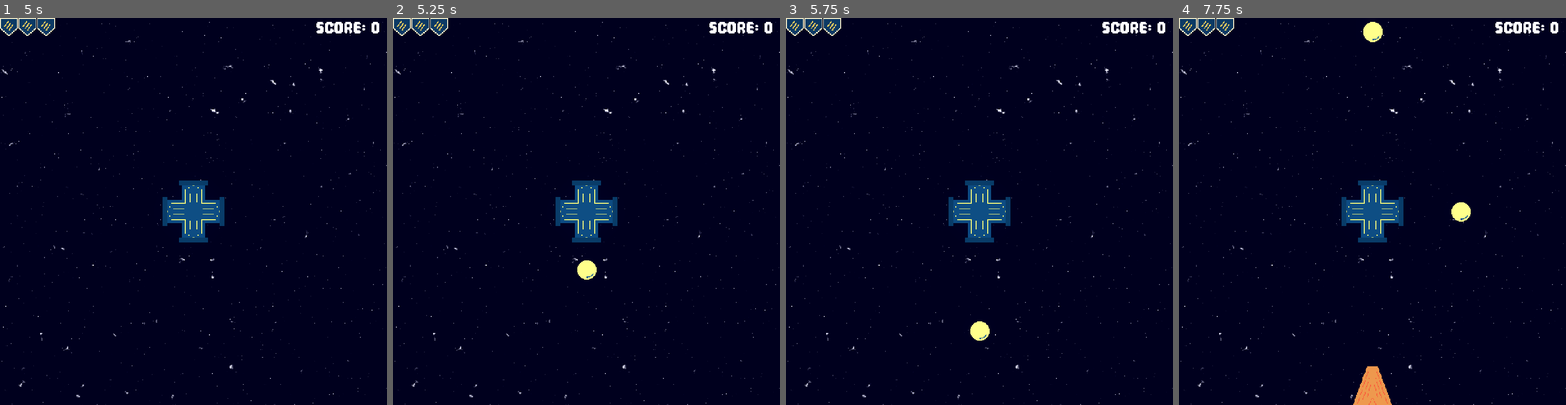
Above: before the commit, frames 1-4 (left to right).
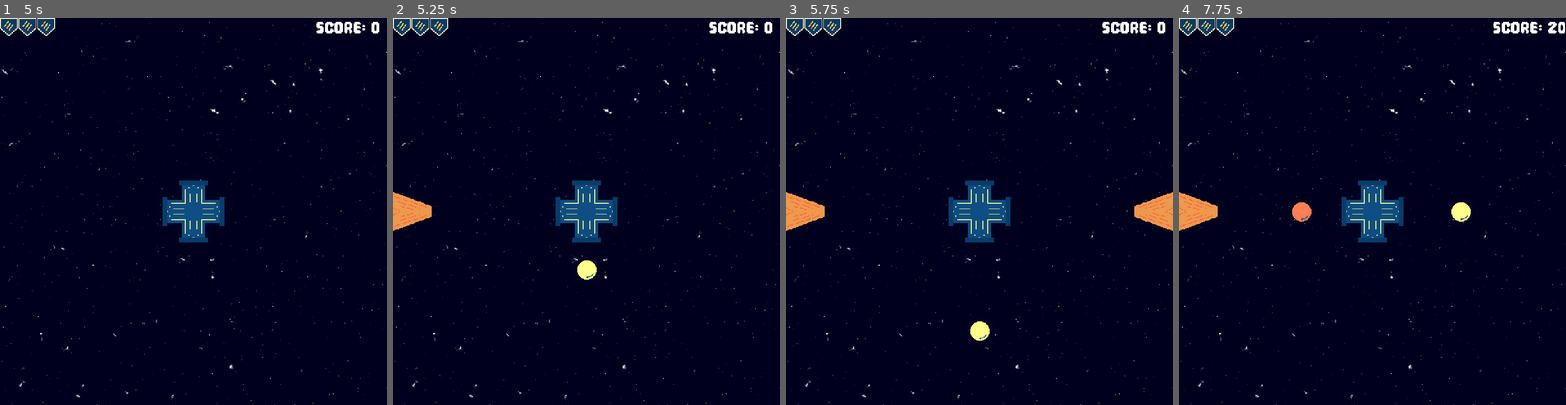
Above: after the commit, the same moments.

Repository: skain/incremental-outpost
Game: Godot game, scene res://scenes/main.tscn
Same seed, same stepped clock (60 frames per second), same inputs: the game is played once before the commit and once after it.
Inputs:
- Up to frame 1 (5 s): tap Enter (start_game) at 0.5, 1.35, 2.85, 4.35 s; hold Right (fire_right) 0.53-1.28 s; hold Enter (start_game) 0.53-1.28 s; hold Down (fire_down) 1.28-2.03 s; hold Right (fire_right) 2.03-2.78 s; hold Enter (start_game) 2.03-2.78 s; hold Up (fire_up) 2.78-3.53 s; hold Enter (start_game) 3.53-4.28 s; hold Left (fire_left) from 3.53 s (still down)
- Up to frame 2 (5.25 s): release Left (fire_left) at 5.03 s; hold Down (fire_down) from 5.03 s (still down); hold Enter (start_game) from 5.03 s (still down)
- Up to frame 3 (5.75 s): keep holding Down (fire_down); keep holding Enter (start_game)
- Up to frame 4 (7.75 s): release Down (fire_down) at 5.78 s; release Enter (start_game) at 5.78 s; hold Right (fire_right) 5.78-6.53 s; tap Enter (start_game) at 5.85, 7.35 s; hold Up (fire_up) 6.53-7.28 s; hold Enter (start_game) 6.53-7.28 s; hold Right (fire_right) from 7.28 s (still down)

Frame 1 is identical in both runs. In frame 2, 0.6% of the frame differs, in the area x 0-10%, y 45-55%; in frame 3, 1.3%; in frame 4, 2.0%, in the area x 0-100%, y 1-100%.

Commit message:
sounds done

Diff:
--- a/scenes/enemy.tscn
+++ b/scenes/enemy.tscn
@@ -3,6 +3,8 @@
 [ext_resource type="Script" uid="uid://dud3351rov223" path="res://scripts/enemy.gd" id="1_md0e3"]
 [ext_resource type="Texture2D" uid="uid://c78ssusbt68u4" path="res://assets/enemy.png" id="2_md0e3"]
 [ext_resource type="AudioStream" uid="uid://30n5ehy3il2a" path="res://assets/sounds/8-bit Sound Library/Shoot_01.wav" id="3_4ra3w"]
+[ext_resource type="AudioStream" uid="uid://ck3bxuak0ycbf" path="res://assets/sounds/8-bit Sound Library/Explosion_00.wav" id="4_5uy6h"]
+[ext_resource type="AudioStream" uid="uid://ctfkha5v65008" path="res://assets/sounds/8-bit Sound Library/Hit_01.wav" id="5_c4w8v"]
 
 [sub_resource type="RectangleShape2D" id="RectangleShape2D_md0e3"]
 size = Vector2(38, 64)
@@ -20,12 +22,19 @@
 shape = SubResource("RectangleShape2D_md0e3")
 
 [node name="ReviveTimer" type="Timer" parent="." unique_id=200176704]
+one_shot = true
 
 [node name="ShootTimer" type="Timer" parent="." unique_id=1470468937]
 one_shot = true
 
-[node name="AudioStreamPlayer2D" type="AudioStreamPlayer2D" parent="." unique_id=151001254]
+[node name="ShootPlayer" type="AudioStreamPlayer2D" parent="." unique_id=151001254]
 stream = ExtResource("3_4ra3w")
+
+[node name="HitPlayer" type="AudioStreamPlayer2D" parent="." unique_id=976021530]
+stream = ExtResource("4_5uy6h")
+
+[node name="RevivePlayer" type="AudioStreamPlayer2D" parent="." unique_id=386878944]
+stream = ExtResource("5_c4w8v")
 
 [connection signal="area_entered" from="." to="." method="_on_area_entered"]
 [connection signal="timeout" from="ReviveTimer" to="." method="_on_revive_timer_timeout"]
--- a/scenes/main.tscn
+++ b/scenes/main.tscn
@@ -2,6 +2,8 @@
 
 [ext_resource type="Script" uid="uid://dqacofiwf6daw" path="res://scripts/main.gd" id="1_sugp2"]
 [ext_resource type="PackedScene" uid="uid://dxvtbudu80b4f" path="res://scenes/player.tscn" id="2_jyhfs"]
+[ext_resource type="AudioStream" uid="uid://c6nqyyr7inav1" path="res://assets/sounds/8-bit Sound Library/Pickup_03.wav" id="2_tefeu"]
+[ext_resource type="AudioStream" uid="uid://bnxk1kk7ms3qd" path="res://assets/sounds/8-bit Sound Library/Hero_Death_00.wav" id="3_o6xl0"]
 [ext_resource type="PackedScene" uid="uid://cmc3ik5tigjec" path="res://scenes/enemy.tscn" id="3_tbgi4"]
 [ext_resource type="PackedScene" uid="uid://bveowmm44i684" path="res://scenes/ui.tscn" id="4_jyhfs"]
 
@@ -43,6 +45,8 @@
 
 [node name="Main" type="Node2D" unique_id=42505495]
 script = ExtResource("1_sugp2")
+game_start_sound = ExtResource("2_tefeu")
+game_over_sound = ExtResource("3_o6xl0")
 
 [node name="WorldEnvironment" type="WorldEnvironment" parent="." unique_id=1950625691]
 environment = SubResource("Environment_tefeu")
--- a/scenes/player.tscn
+++ b/scenes/player.tscn
@@ -5,20 +5,6 @@
 [ext_resource type="PackedScene" uid="uid://dulyh4ydd2vqf" path="res://scenes/shield.tscn" id="3_qhqgy"]
 [ext_resource type="PackedScene" uid="uid://xute0hqlqdqy" path="res://scenes/cannon.tscn" id="4_dqkch"]
 [ext_resource type="AudioStream" uid="uid://cwtsm6n4d0r5d" path="res://assets/sounds/8-bit Sound Library/Explosion_03.wav" id="5_qlg0r"]
-
-[sub_resource type="GDScript" id="GDScript_qhqgy"]
-script/source = "extends Sprite2D
-
-
-# Called when the node enters the scene tree for the first time.
-func _ready() -> void:
-	pass # Replace with function body.
-
-
-# Called every frame. 'delta' is the elapsed time since the previous frame.
-func _process(delta: float) -> void:
-	pass
-"
 
 [sub_resource type="RectangleShape2D" id="RectangleShape2D_qhqgy"]
 size = Vector2(50, 50.666668)
@@ -31,7 +17,6 @@
 [node name="Sprite2D" type="Sprite2D" parent="." unique_id=1655677136]
 modulate = Color(1.2574322, 1.2574322, 1.2574322, 1)
 texture = ExtResource("1_3vyb7")
-script = SubResource("GDScript_qhqgy")
 
 [node name="CollisionShape2D" type="CollisionShape2D" parent="." unique_id=1552792780]
 position = Vector2(-4.7683716e-07, 9.536743e-07)
--- a/scripts/cannon.gd
+++ b/scripts/cannon.gd
@@ -12,15 +12,6 @@
 @export var fire_direction: Vector2 = Vector2.UP
 
 var can_fire := true
-
-# Called when the node enters the scene tree for the first time.
-func _ready() -> void:
-	pass # Replace with function body.
-
-
-# Called every frame. 'delta' is the elapsed time since the previous frame.
-func _process(delta: float) -> void:
-	pass
 
 func _handle_hit() -> void:
 	if not can_fire:
--- a/scripts/enemy.gd
+++ b/scripts/enemy.gd
@@ -12,7 +12,9 @@
 @onready var collision_shape_2d: CollisionShape2D = $CollisionShape2D
 @onready var revive_timer: Timer = $ReviveTimer
 @onready var shoot_timer: Timer = $ShootTimer
-@onready var audio_stream_player_2d: AudioStreamPlayer2D = $AudioStreamPlayer2D
+@onready var shoot_player: AudioStreamPlayer2D = $ShootPlayer
+@onready var hit_player: AudioStreamPlayer2D = $HitPlayer
+@onready var revive_player: AudioStreamPlayer2D = $RevivePlayer
 
 var enemy_level := 1
 var disable_decay_factor := .9
@@ -37,15 +39,16 @@
 	visible = true
 	can_shoot = true
 	collision_shape_2d.set_deferred("disabled", false)
+	revive_player.play()
 	_start_shoot_timer()
 
 func disable(is_temporary: bool = true) -> void:
 	#print('disabled')
 	can_shoot = false
 	collision_shape_2d.set_deferred("disabled", true)
+
 	if is_temporary:
 		visible = false
-
 		var hit_timeout_secs :float = GameMath.get_scaled_value(base_revive_delay + randf_range(0, 5), enemy_level, -1.1)
 		revive_timer.start(hit_timeout_secs)
 
@@ -55,6 +58,7 @@
 func _on_area_entered(area: Area2D) -> void:
 	#print('hit')
 	disable()
+	hit_player.play()
 	enemy_hit.emit(self)
 	var projectile := area as PlayerProjectile
 	if projectile:
@@ -68,7 +72,7 @@
 	#print(start_position)
 	projectile.global_position =  start_position
 	projectile.setup(direction)
-	audio_stream_player_2d.play()
+	shoot_player.play()
 	#print("enemy fired")
 
 func _on_shoot_timer_timeout() -> void:
--- a/scripts/enemy_projectile.gd
+++ b/scripts/enemy_projectile.gd
@@ -4,7 +4,6 @@
 @export var speed: float = 400
 @export var projectile_collision_sound: AudioStream
 
-@onready var hit_player: AudioStreamPlayer2D = $HitPlayer
 
 var direction: Vector2
 var velocity: Vector2 = Vector2.ZERO
--- a/scripts/main.gd
+++ b/scripts/main.gd
@@ -1,26 +1,23 @@
 extends Node2D
+
+@export var game_start_sound: AudioStream
+@export var game_over_sound: AudioStream
 
 @onready var player: Player = $Player
 @onready var enemy_left: Enemy = $Enemies/EnemyLeft
 @onready var enemy_top: Enemy = $Enemies/EnemyTop
 @onready var enemy_right: Enemy = $Enemies/EnemyRight
 @onready var enemy_bottom: Enemy = $Enemies/EnemyBottom
-@onready var game_over_panel: Panel = $CanvasLayer/GameOverPanel
 @onready var ui: CanvasLayer = $UI
-@onready var projectile_collision_player: AudioStreamPlayer2D = $ProjectileCollisionPlayer
+@onready var game_start_player: AudioStreamPlayer2D = $GameStartPlayer
 
 const BASE_SCORE := 10
 var current_score := 0
-var game_over := false
+var game_over := true
 
 # Called when the node enters the scene tree for the first time.
 func _ready() -> void:
-	_update_ui()
-
-
-# Called every frame. 'delta' is the elapsed time since the previous frame.
-func _process(delta: float) -> void:
-	pass
+	_start_game()
 
 func _start_game() -> void:
 	if not game_over:
@@ -35,6 +32,9 @@
 	enemy_top.reset()
 	ui.hide_game_over()
 	_update_ui()
+	for i in range(6):
+		Sfx.play_sfx(game_start_sound, global_position)
+		await get_tree().create_timer(i / 6 * 0.001).timeout
 
 func _update_ui() -> void:
 	ui.update_ui(current_score, player.health)
@@ -42,13 +42,14 @@
 
 func _end_game() -> void:
 	_update_ui()
-	ui.show_game_over()
-	player.die()
 	enemy_bottom.disable(false)
 	enemy_left.disable(false)
 	enemy_right.disable(false)
 	enemy_top.disable(false)
+	ui.show_game_over()
+	player.die()
 	game_over = true
+	Sfx.play_sfx(game_over_sound, global_position)
 
 
 func _on_enemy_hit(enemy: Enemy) -> void:
--- a/scripts/player.gd
+++ b/scripts/player.gd
@@ -26,7 +26,7 @@
 	shield_determiner.shield_changed.connect(_update_shields)
 	reset()
 
-func _process(delta: float) -> void:
+func _process(_delta: float) -> void:
 	if health > 0:
 		_handle_firing()
 	elif Input.is_action_pressed("start_game"):
@@ -63,13 +63,13 @@
 		right_cannon.fire_projectile(parent)
 
 func die() -> void:
-	_set_can_fire(false)
+	_reset_cannons()
 
 func reset() -> void:
 	health = max_health
-	_set_can_fire(true)
+	_reset_cannons()
 
-func _set_can_fire(can_fire: bool) -> void:
+func _reset_cannons() -> void:
 	top_cannon.reset()
 	bottom_cannon.reset()
 	left_cannon.reset()
--- a/scripts/player_projectile.gd
+++ b/scripts/player_projectile.gd
@@ -5,10 +5,6 @@
 
 var direction: Vector2
 var velocity: Vector2 = Vector2.ZERO
-
-# Called when the node enters the scene tree for the first time.
-func _ready() -> void:
-	pass
 
 # Called every frame. 'delta' is the elapsed time since the previous frame.
 func _physics_process(delta: float) -> void:
--- a/scripts/shield.gd
+++ b/scripts/shield.gd
@@ -7,11 +7,6 @@
 # Called when the node enters the scene tree for the first time.
 func _ready() -> void:
 	shield_off()
-
-
-# Called every frame. 'delta' is the elapsed time since the previous frame.
-func _process(delta: float) -> void:
-	pass
 
 func shield_on() -> void:
 	collision_shape_2d.set_deferred("disabled", false)
--- a/scripts/ui.gd
+++ b/scripts/ui.gd
@@ -10,11 +10,6 @@
 func _ready() -> void:
 	game_over_panel.visible = false
 
-
-# Called every frame. 'delta' is the elapsed time since the previous frame.
-func _process(delta: float) -> void:
-	pass
-
 func update_ui(score: int, player_health: int) -> void:
 	score_value.text = str(score)
 	_set_player_health(player_health)
@@ -24,7 +19,6 @@
 
 func hide_game_over() -> void:
 	game_over_panel.visible = false
-
 
 func _set_player_health(player_health: int) -> void:
 	if player_health > 0:
Not shown, added: assets/sounds/8-bit Sound Library/Hero_Death_00.wav.import
Not shown, added: assets/sounds/8-bit Sound Library/Hit_01.wav.import
Not shown, added: assets/sounds/8-bit Sound Library/Pickup_03.wav.import
Not shown, added: assets/sounds/8-bit Sound Library/Hero_Death_00.wav
Not shown, added: assets/sounds/8-bit Sound Library/Hit_01.wav
Not shown, added: assets/sounds/8-bit Sound Library/Pickup_03.wav
